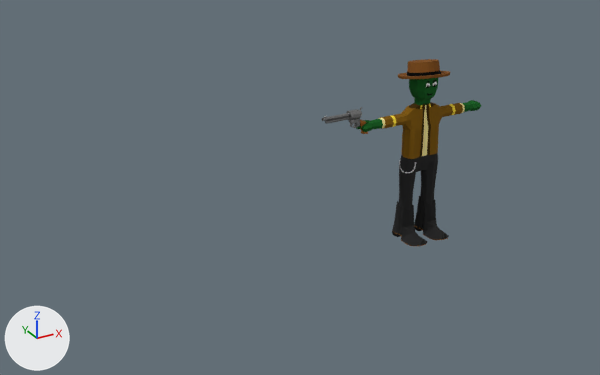
Two versions of the Blender file figments-of-fuyan-raw/game/units/cactus_canyon/curly_joe.blend, one commit apart.
Both versions are drawn from a 50 mm lens placed at (-4.29, -5.58, 3.49), pointed at (-1.23, -0.03, 0.71). Arrows for +X, +Y and +Z are at lower left; the lights stay in place. The picture after the commit comes second.

The older version as bpy lines, for what is in view:
```python
me_plane = bpy.data.meshes.new('Plane')
me_plane.from_pydata(...)  # 2593 vertices, 2565 faces; spans x -1.01..0.66, y -0.3..0.23, z 0.0..1.64
# faces by material slot: [2033, 532]
me_plane.materials.append(mat_basematerial)
me_plane.materials.append(None)
ob_jaycooney = bpy.data.objects.new('JayCooney', me_plane)
ob_jaycooney.location = (0.0, 0.0, 0.0)
```
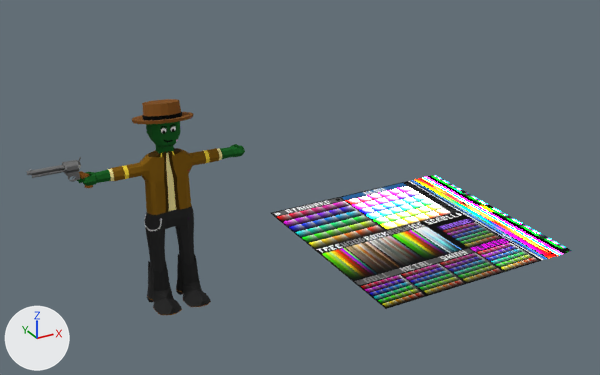
What changed in the scene script:
```text
Add me_plane_002:
    me_plane_002.from_pydata(...)  # 4 vertices, 1 face; spans x -1.0..1.0, y -1.0..1.0, z 0.0
    me_plane_002.materials.append(mat_basematerial)
Change ob_jaycooney:
    ob_jaycooney.location: (0.0, 0.0, 0.0) -> (-2.369, 0.0, 0.0)
Add ob_plane:
    ob_plane = bpy.data.objects.new('Plane', me_plane_002)
    ob_plane.location = (0.0, 0.0, 0.0)
```

Location of each change, [x1, y1, x2, y2] in pixels of the pictures (600 x 375 px):
'Plane', added
    after: [271, 175, 572, 309]
'JayCooney', moved
    before: [322, 59, 481, 246]
    after: [27, 99, 245, 315]
